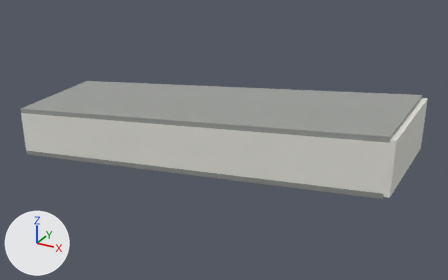
A saved change to the glTF model assets/models/parking/ramp_tunnel.glb.
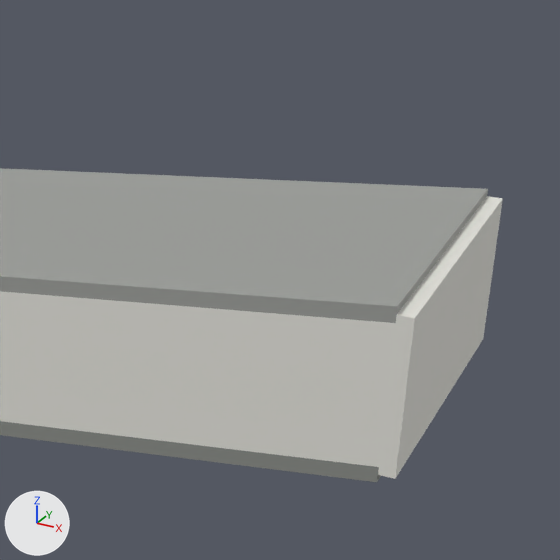
There are two pictures of each version: one whole from a 50 mm camera at (30.0, -30.2, 17.4) aimed at (13.2, 0.3, 2.2), one close up on the part from 56% to 100% of the width and 10% to 81% of the height. Lighting does not change. The marker at lower left points along +X, +Y and +Z. The older version's two pictures come first. Vertices at exactly the same position are counted once.

Names of what the first close-up shows: 'ramp_tunnel'.
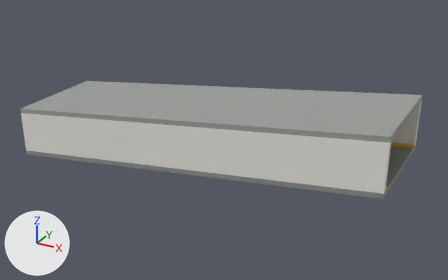
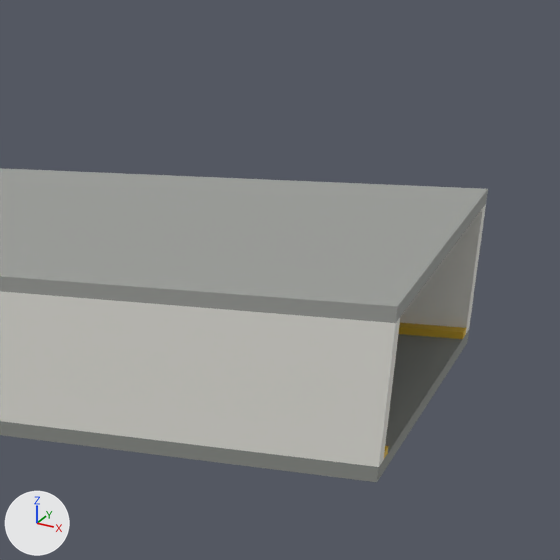
Pixel boxes (x1, y1, x2, y2) of what changed, in the close-ups (560 x 560 px):
'ramp_tunnel', reshaped: before (0, 168, 503, 482); after (0, 168, 488, 482)
part 1 of me_cube, deleted: before (378, 196, 503, 479)

Diff of the bpy script that builds the scene:
```diff
--- a/assets/models/parking/ramp_tunnel.glb.py
+++ b/assets/models/parking/ramp_tunnel.glb.py
@@ me_cube @@
 # used by ob_ramp_tunnel; location = (12.0, 0.0, -0.15)
-me_cube.from_pydata(...)  # 56 vertices, 84 faces; spans x -12.0..12.3, y -3.3..3.3, z -0.2..6.2
+me_cube.from_pydata(...)  # 48 vertices, 72 faces; spans x -12.0..12.0, y -3.3..3.3, z -0.2..6.2
+# me_cube part 1: the loose piece of 8 vertices spanning x 12.0..12.3, y -3.3..3.3, z 3.0..6.0 is deleted
 me_cube.materials.append(mat_ramp_floor)
```
